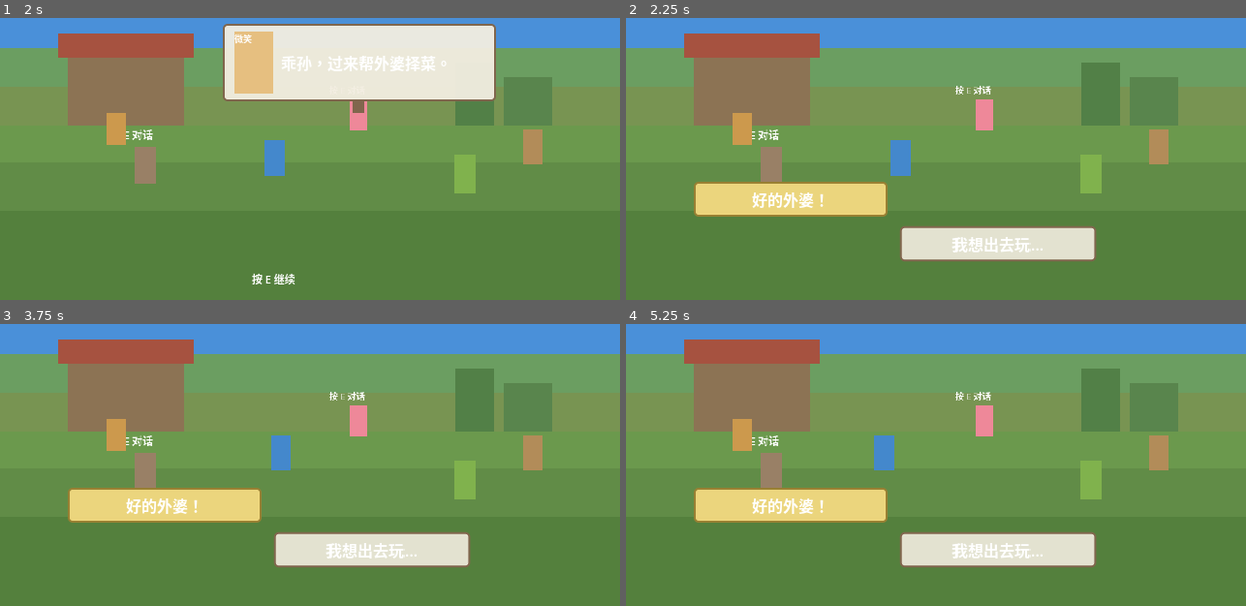
Above: before the commit, frames 1-4 (two rows, left to right).
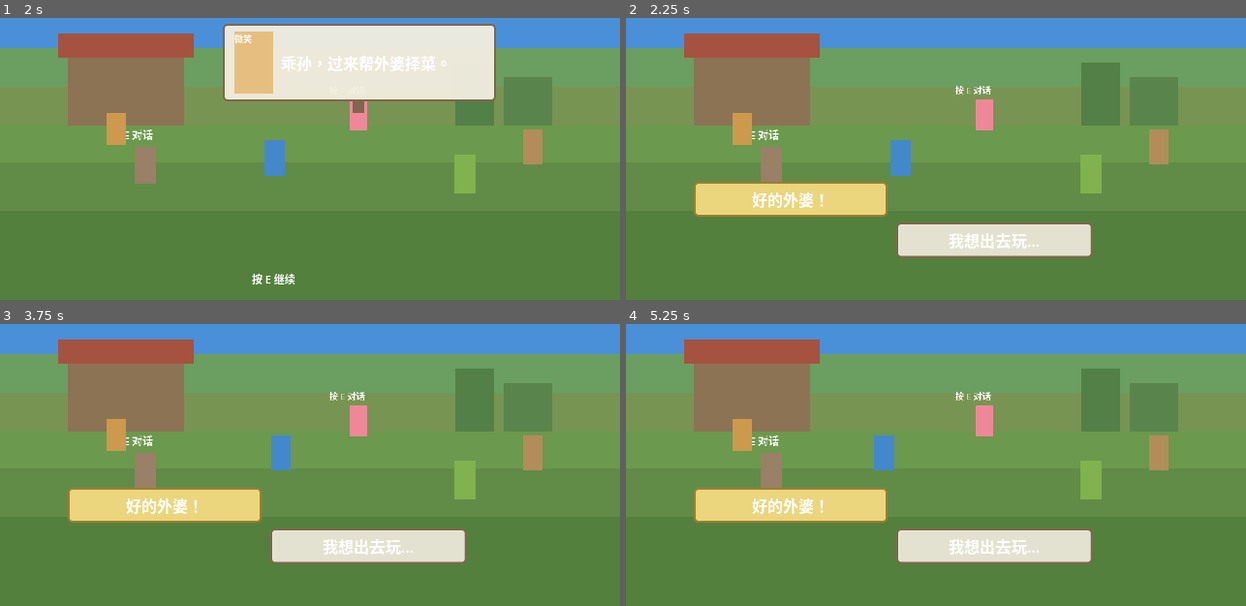
Above: after the commit, the same moments.

Repository: yuanzhoucanxiang/caojie
Game: Godot game, scene res://scenes/main.tscn
Same seed, same stepped clock (60 frames per second), same inputs: the game is played once before the commit and once after it.
Inputs (mouse positions are in pixels of both pictures, inside the frame that each line leads up to):
- Up to frame 1 (2 s): tap Enter at 0.5 s; move the mouse to (446, 108) at 0.52 s; hold D (move_right) 0.53-1.28 s; hold E (interact) 0.53-1.28 s; click (446, 108) at 0.67 s; tap Space at 1.25 s; move the mouse to (186, 142) at 1.27 s; hold S (move_down) from 1.28 s (still down); tap E (interact) at 1.35 s
- Up to frame 2 (2.25 s): tap Enter at 2 s; move the mouse to (998, 49) at 2.02 s; release S (move_down) at 2.03 s; hold D (move_right) from 2.03 s (still down); hold E (interact) from 2.03 s (still down)
- Up to frame 3 (3.75 s): tap Space at 2.75 s; move the mouse to (279, 501) at 2.77 s; release D (move_right) at 2.78 s; release E (interact) at 2.78 s; hold W (move_up) 2.78-3.53 s; tap E (interact) at 2.85 s; click (279, 501) at 2.92 s; tap Enter at 3.5 s; move the mouse to (496, 484) at 3.52 s; hold A (move_left) from 3.53 s (still down); hold E (interact) from 3.53 s (still down)
- Up to frame 4 (5.25 s): tap Space at 4.25 s; move the mouse to (750, 380) at 4.27 s; release E (interact) at 4.28 s; tap E (interact) at 4.35 s; move the mouse to (967, 431) at 5.02 s; release A (move_left) at 5.03 s; hold S (move_down) from 5.03 s (still down); hold E (interact) from 5.03 s (still down); click (967, 431) at 5.17 s

Frame 1 is identical in both runs. In frame 2, 1.9% of the frame differs, in the area x 43-76%, y 72-87%; in frame 3, 1.9%; in frame 4, 1.9%.

Commit message:
修复选项气泡：改为PanelContainer确保有点击区域

Diff:
--- a/scripts/ui/choice_bubble.gd
+++ b/scripts/ui/choice_bubble.gd
@@ -3,13 +3,11 @@
 ## 它使用谁：无
 
 class_name ChoiceBubble
-extends Control
+extends PanelContainer
 
 signal choice_clicked(index: int)
 
 var _index: int = 0
-var _bg: PanelContainer
-var _label: Label
 var _is_selected: bool = false
 var _anim_delay: float = 0.0
 
@@ -20,30 +18,28 @@
 	var bubble_width: float = 200.0
 	var bubble_height: float = 36.0
 
-	# 背景
-	_bg = PanelContainer.new()
-	_bg.custom_minimum_size = Vector2(bubble_width, bubble_height)
-	_update_style(false)
-	add_child(_bg)
+	custom_minimum_size = Vector2(bubble_width, bubble_height)
 
 	# 文本
-	_label = Label.new()
-	_label.text = text
-	_label.horizontal_alignment = HORIZONTAL_ALIGNMENT_CENTER
-	_bg.add_child(_label)
+	var label = Label.new()
+	label.text = text
+	label.horizontal_alignment = HORIZONTAL_ALIGNMENT_CENTER
+	add_child(label)
+
+	# 背景样式
+	_update_style(false)
 
 	# 定位：在玩家上方水平排列
 	var player_screen_x = 280.0
 	var start_x = player_screen_x - (total_choices * (bubble_width + 10)) / 2 + bubble_width / 2
 	var x = start_x + index * (bubble_width + 10)
 	var y = 280.0 - (total_choices - 1 - index) * (bubble_height + 6)
+	position = Vector2(x - bubble_width / 2, y)
 
-	_bg.position = Vector2(x - bubble_width / 2, y)
-
-	# 记录动画延迟，等加入场景树后再执行
+	# 动画延迟
 	_anim_delay = index * 0.06
 	scale = Vector2.ZERO
-	pivot_offset = Vector2(100, 18)
+	pivot_offset = Vector2(bubble_width / 2, bubble_height / 2)
 
 
 func _ready() -> void:
@@ -87,8 +83,7 @@
 	style.content_margin_right = 10
 	style.content_margin_top = 6
 	style.content_margin_bottom = 6
-	if _bg:
-		_bg.add_theme_stylebox_override("panel", style)
+	add_theme_stylebox_override("panel", style)
 
 
 func remove_bubble() -> void:
